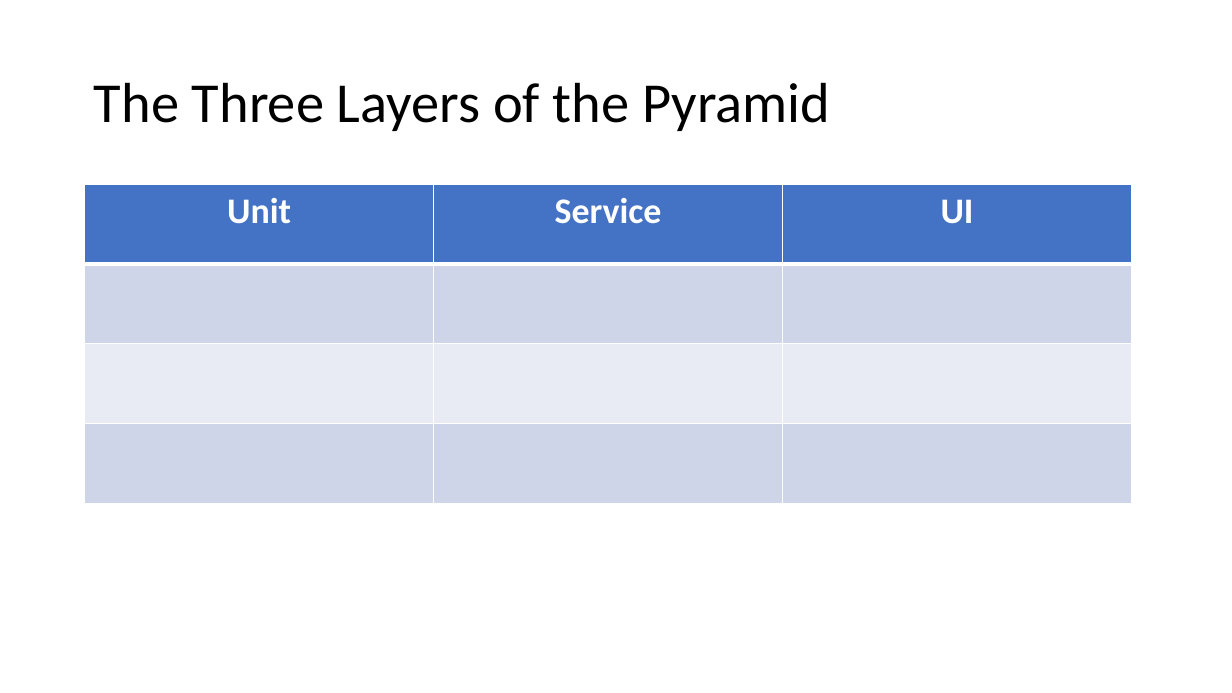
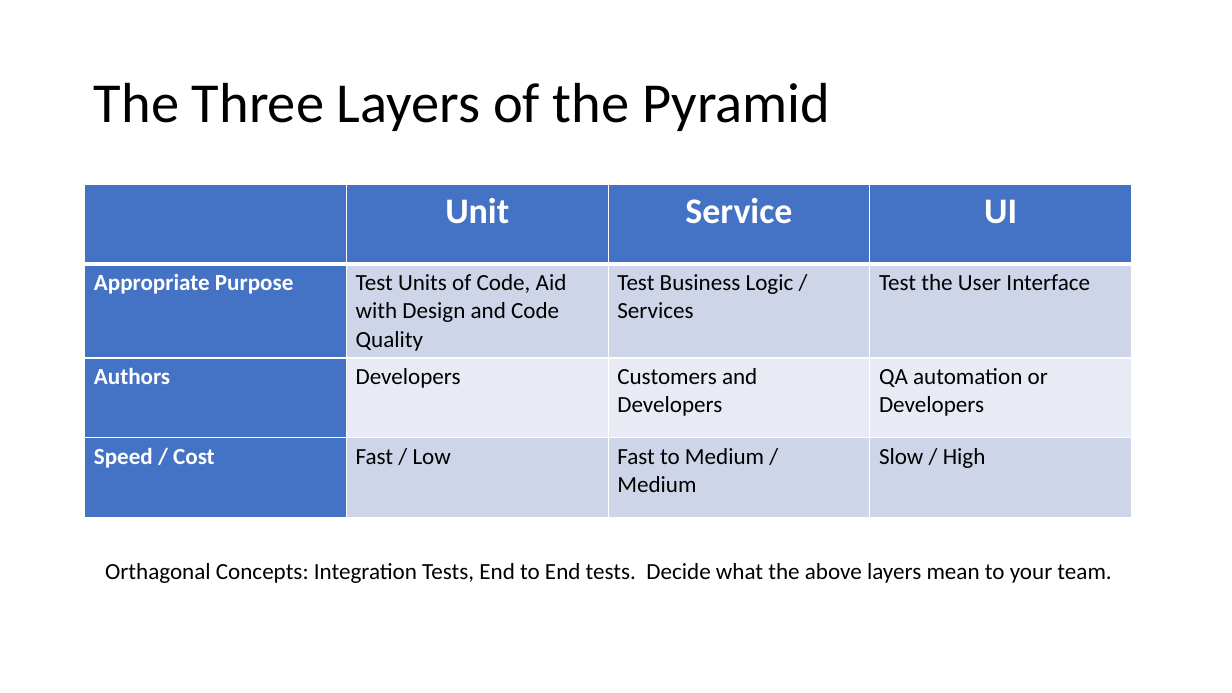
Before and after one commit to weaverj/testpyramidexample, a slide deck: slide 4 of Test Pyramid Presentation.pptx. Drawn at 1232x693 pixels with LibreOffice and Linux fonts; fonts in the diff are those of the drawing; background and template pictures are left out. Boxes give left, top, right and bottom in pixels: in the first picture for what was removed or moved away, otherwise in the second. Text is boxed around its words. In the diff, an @@ line names an element or a change of style, - is before the commit and + after.

```diff
--- a/Test Pyramid Presentation.pptx
+++ b/Test Pyramid Presentation.pptx
@@ table at bbox=[85, 185, 1131, 517] @@
-column 1: Unit |  |  | 
-column 2: Service |  |  | 
-column 3: UI |  |  | 
+column 1:  | Appropriate Purpose | Authors | Speed / Cost
+column 2: Unit | Test Units of Code, Aid with Design and Code Quality | Developers | Fast / Low
+column 3: Service | Test Business Logic / Services | Customers and Developers | Fast to Medium / Medium
+column 4: UI | Test the User Interface | QA automation or Developers | Slow / High
@@ text added at bbox=[105, 563, 1111, 583], 18 pt, text #000000 @@
+Orthagonal Concepts: Integration Tests, End to End tests. Decide what the above layers mean to your team.
```
Also in this commit, not shown: 3 other slides changed.
